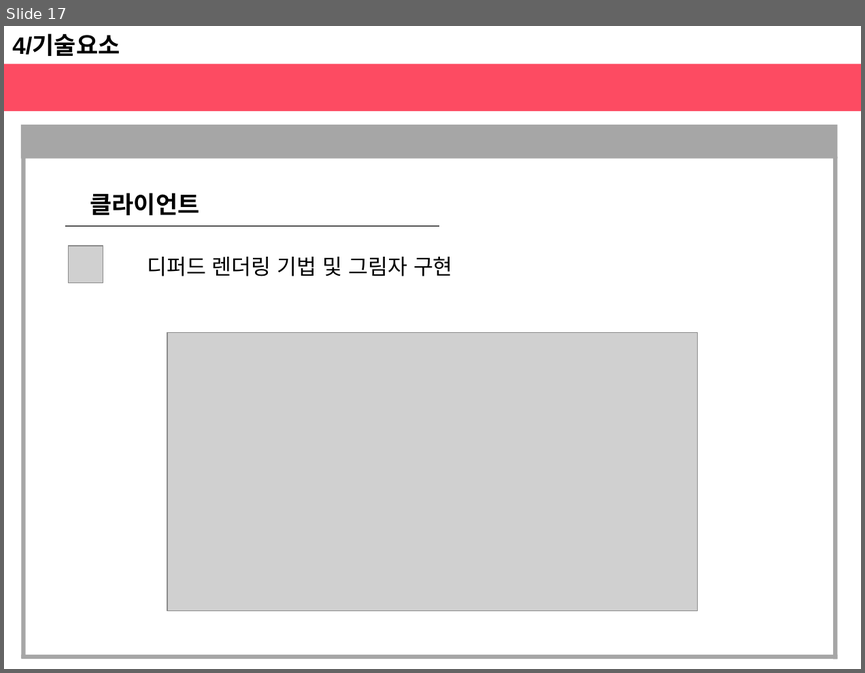
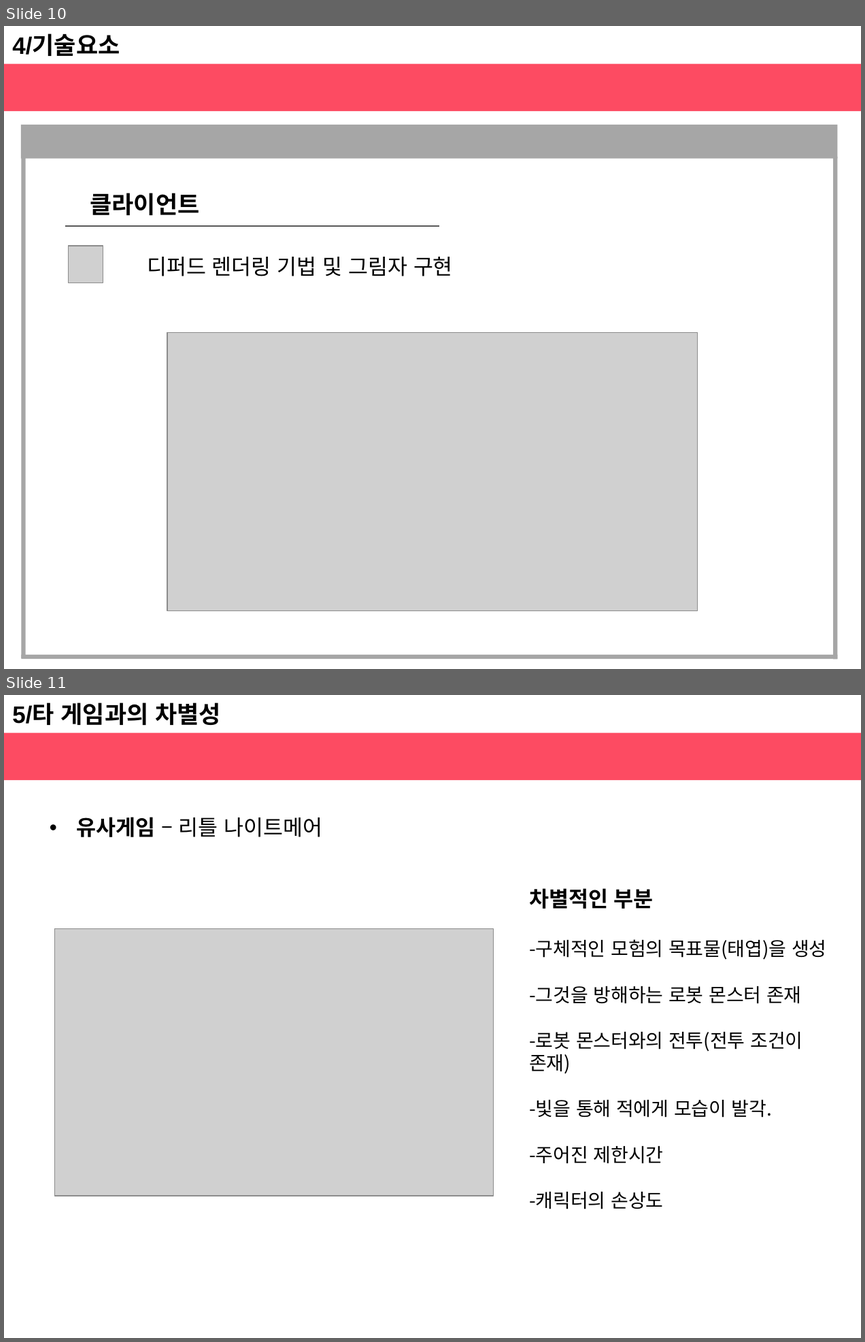
Before and after one commit to haeunjung/Team_Project, a slide deck: 기획문서/게임 제안서.pptx. Shown one above the other, each under a label of ours: slide 17 before the commit, slides 10 and 11 after it. The pictures are 865x673 and 865x1342 pixels, drawn with LibreOffice and Linux fonts; fonts in the diff are those of the drawing; grey boxes stand for pictures. Boxes give left, top, right and bottom in pixels: in the first picture for what was removed or moved away, otherwise in the second. Text is boxed around its words. In the diff, an @@ line names an element or a change of style, - is before the commit and + after.

Commit message:
12.06
게임방법 및 소개와 특성 수정, 연구목적, 타 게임과의 차별성 추가

```diff
--- a/기획문서/게임 제안서.pptx
+++ b/기획문서/게임 제안서.pptx
@@ slide 11 added at box(4, 695, 861, 1338), background #FFFFFF @@
@@ text added at box(12, 702, 221, 725), 20 pt, text #000000, bold @@
+5/타 게임과의 차별성
@@ rectangle added at box(4, 732, 861, 780), fill #FD4B62 @@
@@ text added at box(76, 817, 323, 837), 18 pt, text #000000 @@
+• 유사게임 – 리틀 나이트메어
@@ text added at box(529, 888, 826, 1209), 16 pt, text #000000 @@
+차별적인 부분
+-구체적인 모험의 목표물(태엽)을 생성
+-그것을 방해하는 로봇 몬스터 존재
+-로봇 몬스터와의 전투(전투 조건이 존재)
+-빛을 통해 적에게 모습이 발각.
+-주어진 제한시간
+-캐릭터의 손상도
@@ picture added at box(54, 929, 493, 1195) @@
@@ what was slide 17 is now slide 10 @@
```
Also in this commit, not shown: 6 slides changed, 3 other slides added, 2 slides removed.
